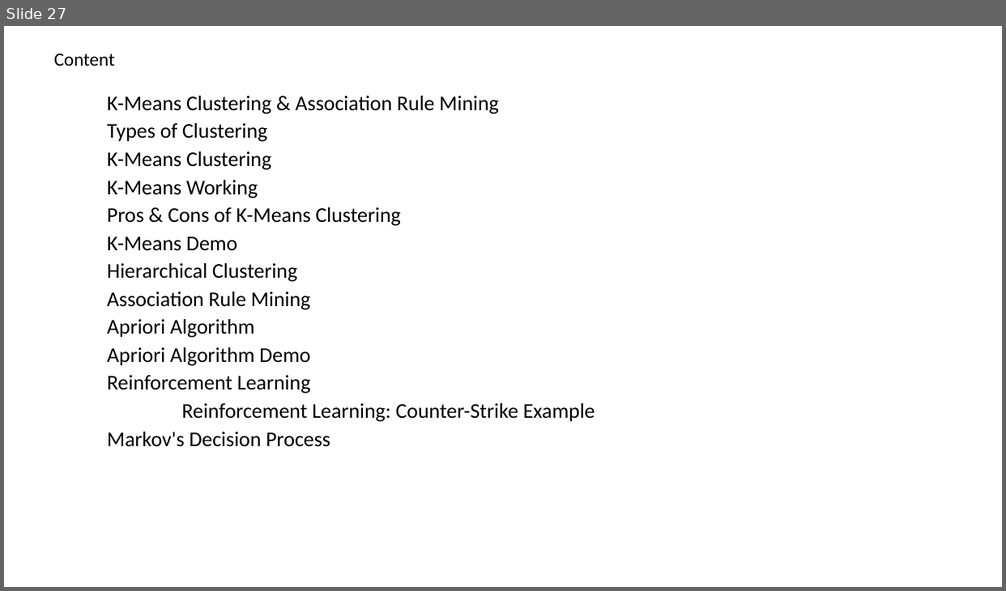
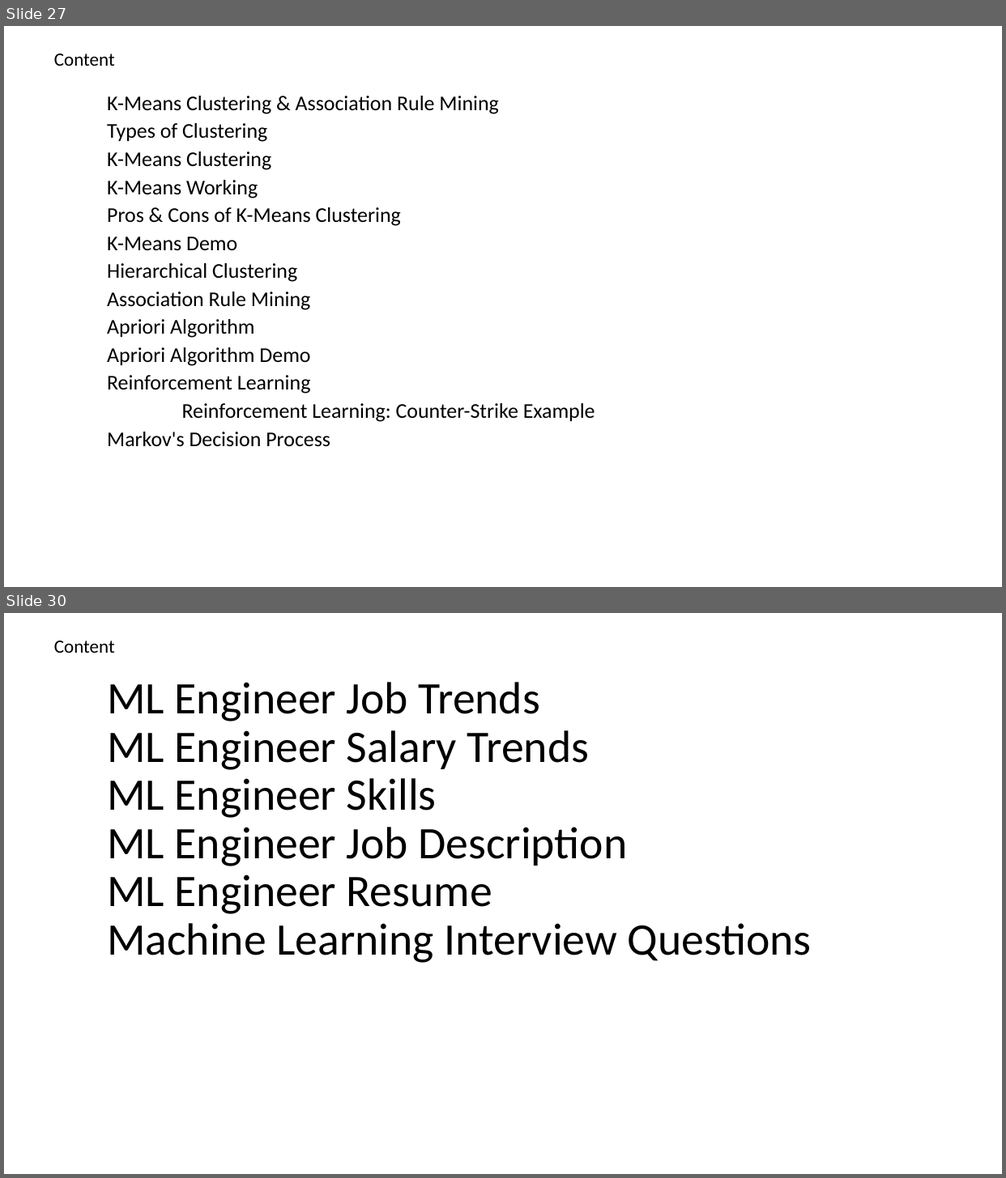
Before and after one commit to renshan2/accesspy, a slide deck: AI-ML-DL/Machine Learning.pptx. Shown one above the other, each under a label of ours: slide 27 before the commit, slides 27 and 30 after it; the slides between them are not shown. The pictures are 1006x591 and 1006x1178 pixels, drawn with LibreOffice and Linux fonts; fonts in the diff are those of the drawing. Boxes give left, top, right and bottom in pixels: in the first picture for what was removed or moved away, otherwise in the second. Text is boxed around its words. In the diff, an @@ line names an element or a change of style, - is before the commit and + after.

```diff
--- a/AI-ML-DL/Machine Learning.pptx
+++ b/AI-ML-DL/Machine Learning.pptx
@@ slide 30 added at [4,613,1002,1174], background #FFFFFF @@
@@ text added at [54,641,115,653], 18 pt, text #000000 @@
+Content
@@ subtitle added at [107,682,812,963], 43.4 pt, text #000000 @@
+ML Engineer Job Trends
+ML Engineer Salary Trends
+ML Engineer Skills
+ML Engineer Job Description
+ML Engineer Resume
+Machine Learning Interview Questions
```
Also in this commit, not shown: 1 slide changed, 1 other slide added, 3 other files.
